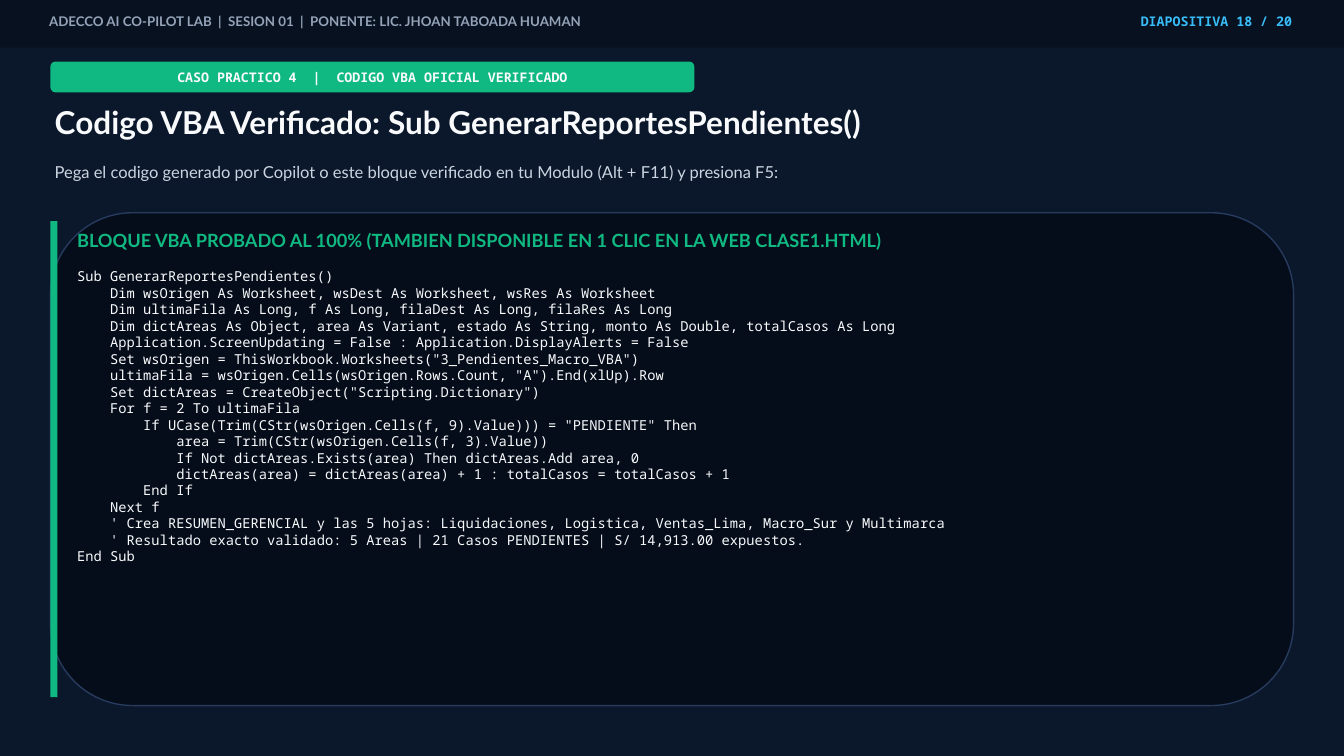
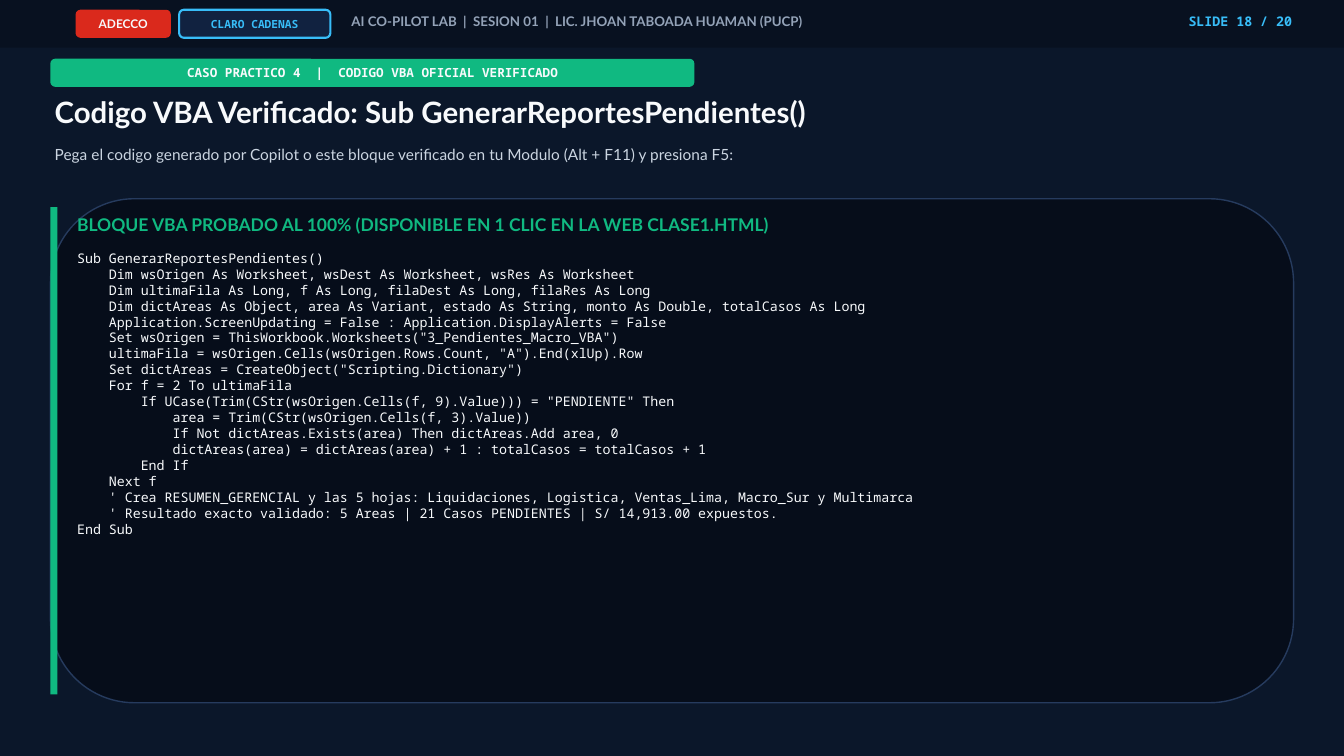
Before and after one commit to jhoan202012/programa-ia-adecco-2026, a slide deck: slide 18 of Clase_01_Adecco_AI_Copilot_Lab.pptx. Drawn at 1344x756 pixels with LibreOffice and Linux fonts; fonts in the diff are those of the drawing. Boxes give left, top, right and bottom in pixels: in the first picture for what was removed or moved away, otherwise in the second. Text is boxed around its words. In the diff, an @@ line names an element or a change of style, - is before the commit and + after.

```diff
--- a/Clase_01_Adecco_AI_Copilot_Lab.pptx
+++ b/Clase_01_Adecco_AI_Copilot_Lab.pptx
@@ rounded rectangle added at (x1=76, y1=10, x2=170, y2=38), fill #DA291C, 8.5 pt, text #F8FAFC, bold @@
+ADECCO
@@ rounded rectangle added at (x1=179, y1=10, x2=331, y2=38), fill #112240, outline #38BDF8 1.5 pt, 8 pt, text #38BDF8, bold @@
+CLARO CADENAS
@@ text at (x1=351, y1=16, x2=802, y2=28): text changed @@
-ADECCO AI CO-PILOT LAB | SESION 01 | PONENTE: LIC. JHOAN TABOADA HUAMAN
+AI CO-PILOT LAB | SESION 01 | LIC. JHOAN TABOADA HUAMAN (PUCP)
@@ text at (x1=1189, y1=16, x2=1292, y2=26): text changed @@
-DIAPOSITIVA 18 / 20
+SLIDE 18 / 20
@@ rounded rectangle "CASO PRACTICO 4 | CODIGO ..." moved from (x1=50, y1=62, x2=695, y2=93) to (x1=50, y1=58, x2=695, y2=87) @@
@@ rounded rectangle "CASO PRACTICO 4 | CODIGO ..." at (x1=50, y1=58, x2=695, y2=87): size 9.5 to 9 pt @@
@@ text "Codigo VBA Verificado: Sub GenerarReportesPendientes()" moved from (x1=55, y1=109, x2=860, y2=140) to (x1=55, y1=100, x2=805, y2=129) @@
@@ text "Codigo VBA Verificado: Sub GenerarReportesPendientes()" at (x1=55, y1=100, x2=805, y2=129): size 22.5 to 21 pt @@
@@ text "Pega el codigo generado por ..." moved from (x1=55, y1=165, x2=778, y2=181) to (x1=55, y1=148, x2=734, y2=163) @@
@@ text "Pega el codigo generado por ..." at (x1=55, y1=148, x2=734, y2=163): size 11.8 to 11 pt @@
@@ rounded rectangle resized from (x1=50, y1=213, x2=1294, y2=706) to (x1=50, y1=199, x2=1294, y2=703) @@
@@ rectangle resized from (x1=50, y1=221, x2=57, y2=697) to (x1=50, y1=208, x2=57, y2=695) @@
@@ text at (x1=77, y1=216, x2=768, y2=234): text changed; size 13 to 12.5 pt @@
-BLOQUE VBA PROBADO AL 100% (TAMBIEN DISPONIBLE EN 1 CLIC EN LA WEB CLASE1.HTML)
+BLOQUE VBA PROBADO AL 100% (DISPONIBLE EN 1 CLIC EN LA WEB CLASE1.HTML)
@@ text "Sub GenerarReportesPendientes()" moved from (x1=77, y1=270, x2=945, y2=561) to (x1=77, y1=253, x2=914, y2=534) @@
@@ text "Sub GenerarReportesPendientes()" at (x1=77, y1=253, x2=914, y2=534): size 9.8 to 9.5 pt @@
```
Also in this commit, not shown: 18 other slides changed, 1 slide added, 1 slide removed, 4 other files.
